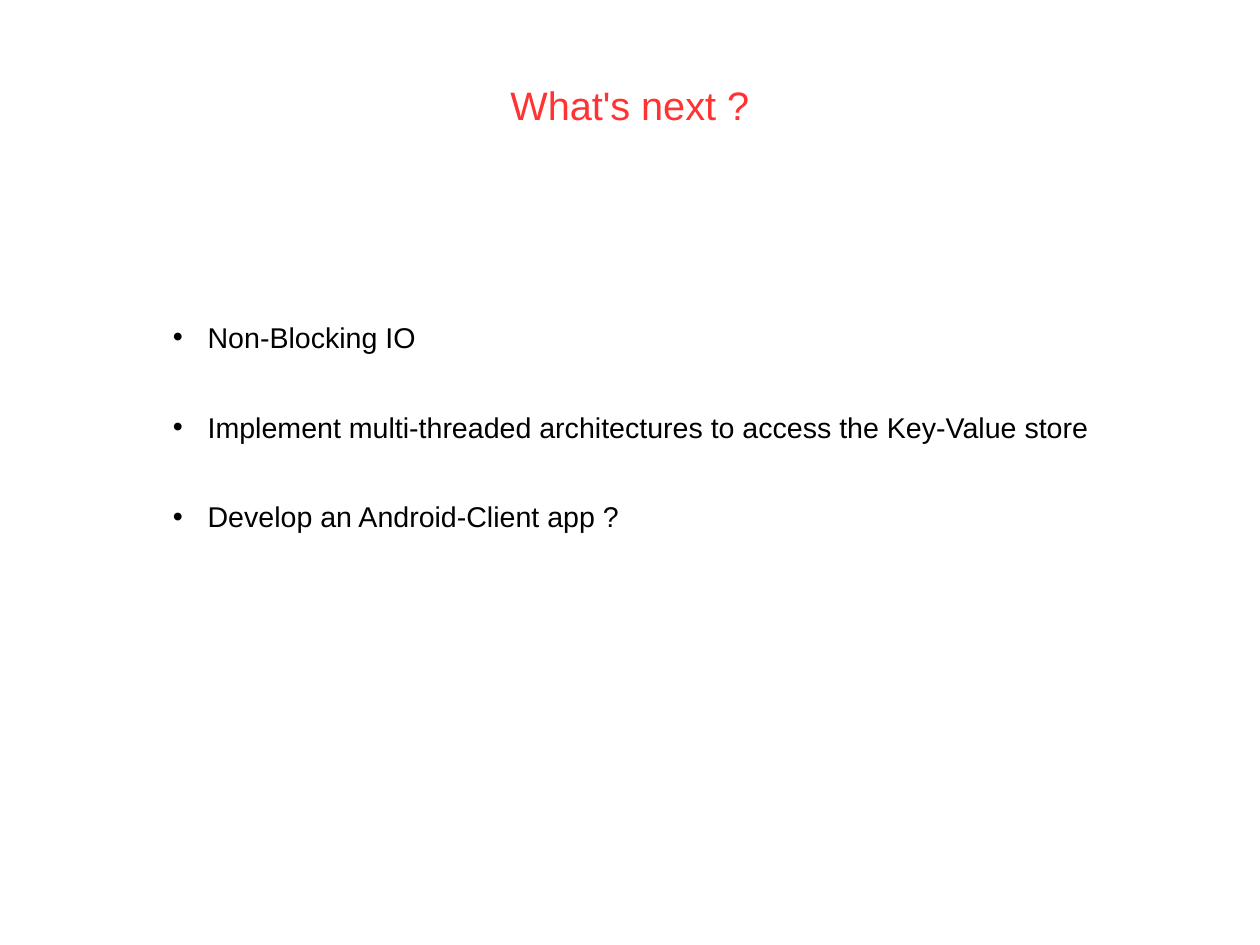
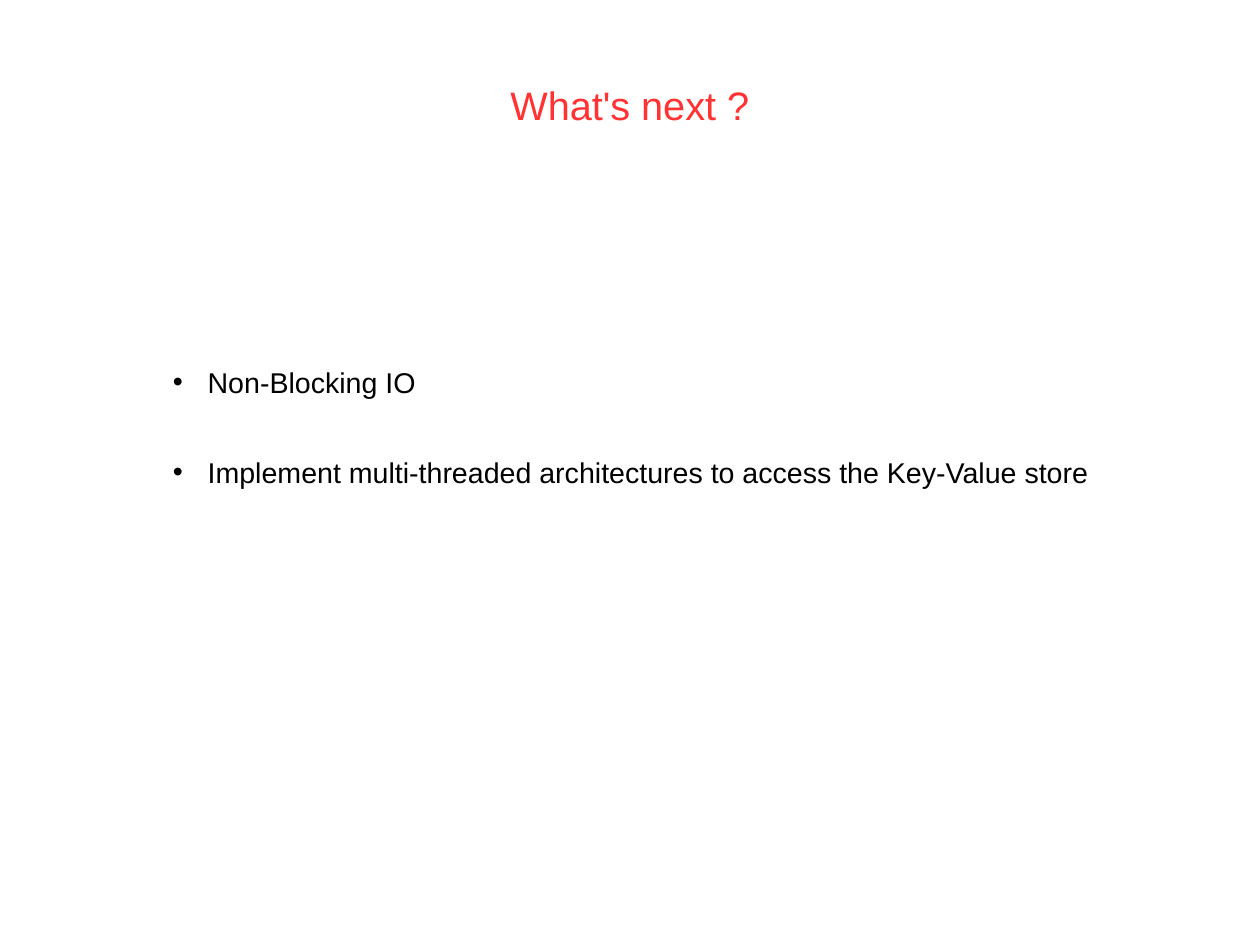
Before and after one commit to PatrickAndrade/top2developers, a slide deck: slide 12 of ProjectMidTermPresentation.ppt. Drawn at 1260x945 pixels with LibreOffice and Linux fonts; fonts in the diff are those of the drawing; background and template pictures are left out. Boxes give left, top, right and bottom in pixels: in the first picture for what was removed or moved away, otherwise in the second. Text is boxed around its words. In the diff, an @@ line names an element or a change of style, - is before the commit and + after.

Commit message:
Update

```diff
--- a/ProjectMidTermPresentation.ppt
+++ b/ProjectMidTermPresentation.ppt
@@ text at [208,506,595,533]: paragraph removed @@
-• Develop an Android-Client app ?
```
